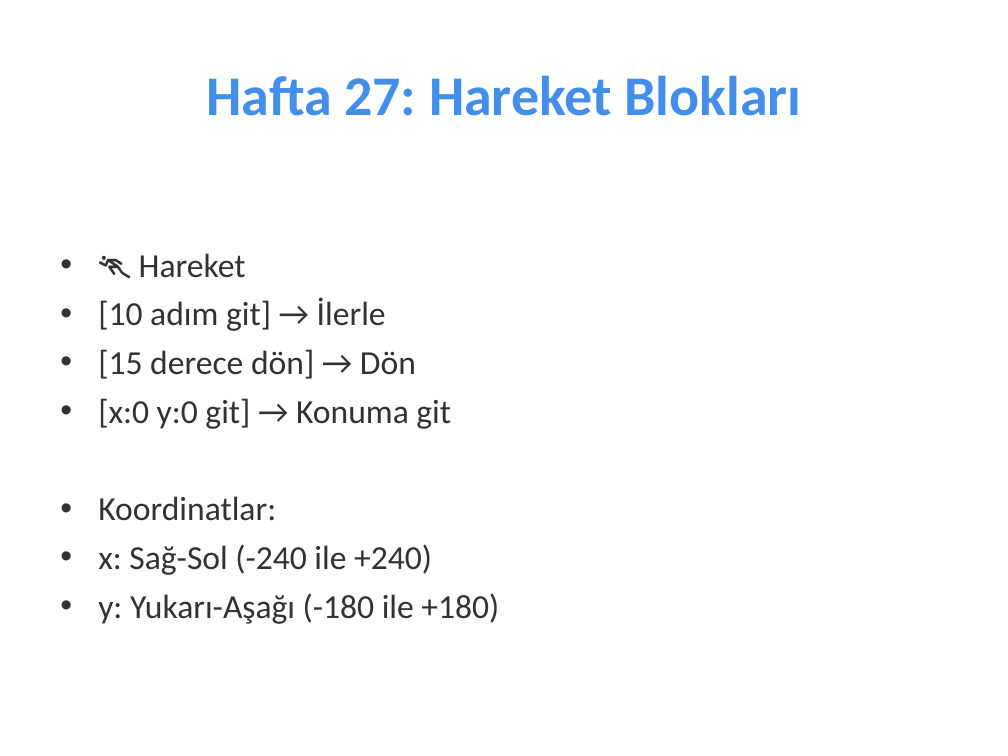
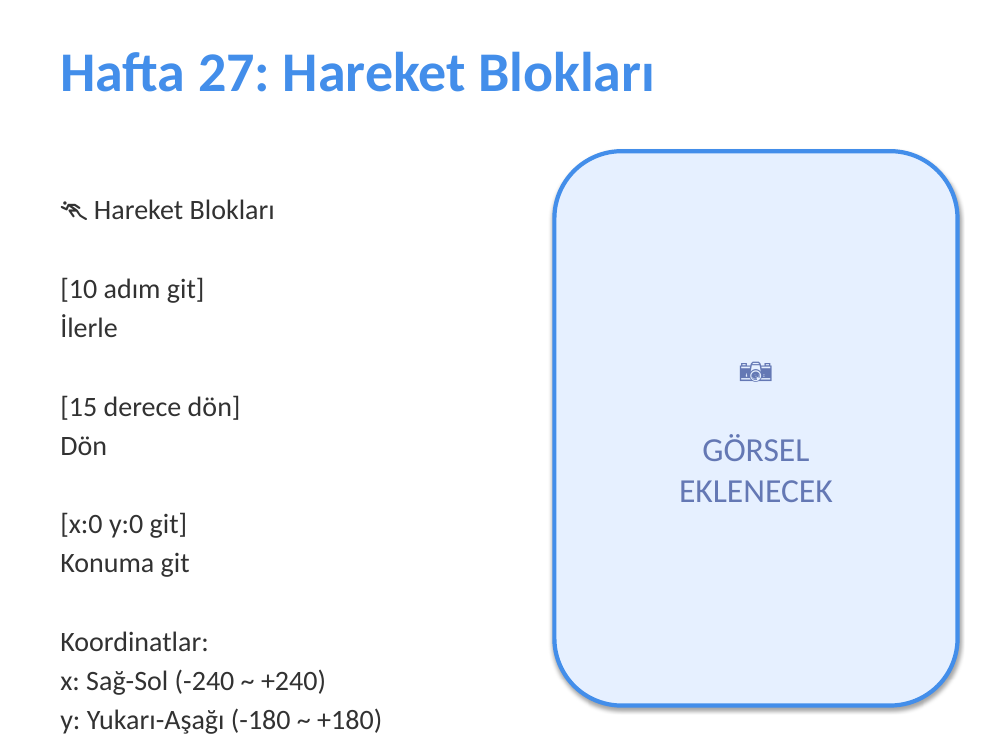
Before and after one commit to fikirkasi-arch/BST, a slide deck: slide 28 of sunumlar/5-SINIF-FULL-SUNUM.pptx (slide 30 before the commit). Drawn at 1008x756 pixels with LibreOffice and Linux fonts; fonts in the diff are those of the drawing. Boxes give left, top, right and bottom in pixels: in the first picture for what was removed or moved away, otherwise in the second. Text is boxed around its words. In the diff, an @@ line names an element or a change of style, - is before the commit and + after.

```diff
--- a/sunumlar/5-SINIF-FULL-SUNUM.pptx
+++ b/sunumlar/5-SINIF-FULL-SUNUM.pptx
@@ text "Hafta 27: Hareket Blokları" at (x1=60, y1=51, x2=655, y2=92): alignment centre to left; vertical alignment middle to top @@
@@ text "🏃 Hareket Blokları" moved from (x1=98, y1=253, x2=499, y2=624) to (x1=60, y1=199, x2=382, y2=734) @@
@@ rounded rectangle added at (x1=554, y1=151, x2=958, y2=706), fill #E6F0FF, outline #438EEA 3 pt, 24 pt, text #6478B4 @@
+📷
+GÖRSEL
+EKLENECEK
@@ text at (x1=60, y1=199, x2=275, y2=577): text changed; size 24 to 20 pt @@
-• 🏃 Hareket
-• [10 adım git] → İlerle
-• [15 derece dön] → Dön
-• [x:0 y:0 git] → Konuma git
+🏃 Hareket Blokları
+[10 adım git]
+İlerle
+[15 derece dön]
+Dön
+[x:0 y:0 git]
+Konuma git
@@ text at (x1=60, y1=631, x2=209, y2=651): size 24 to 20 pt in "Koordinatlar:"; bullet • to none; less space between paragraphs @@
@@ text at (x1=60, y1=669, x2=382, y2=734): text changed; size 24 to 20 pt @@
-• x: Sağ-Sol (-240 ile +240)
-• y: Yukarı-Aşağı (-180 ile +180)
+x: Sağ-Sol (-240 ~ +240)
+y: Yukarı-Aşağı (-180 ~ +180)
```
Also in this commit, not shown: 20 other slides changed, 7 slides added, 14 slides removed, 3 other files.
